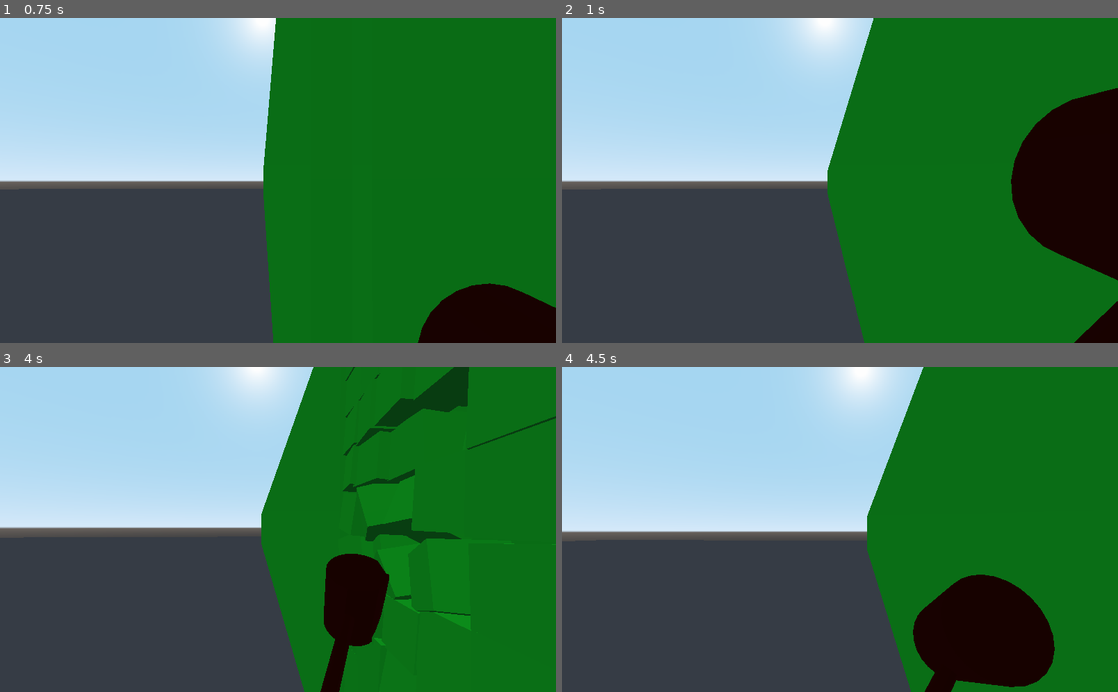
Above: before the commit, frames 1-4 (two rows, left to right).
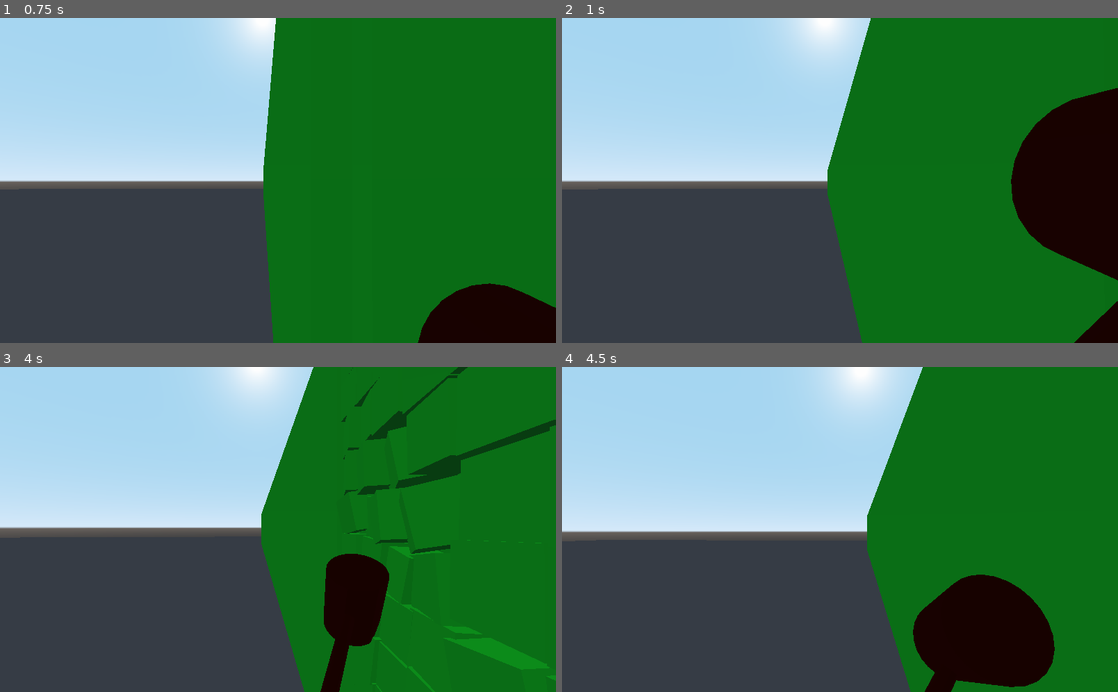
Above: after the commit, the same moments.

Repository: Gedas-S/what-minotaur
Game: Godot game, scene res://Maze.tscn
Two runs of this game, one before a commit and one after it. Both use one fixed random seed, a clock stepped at 60 frames per second and the inputs below.
Inputs (mouse positions are in pixels of both pictures, inside the frame that each line leads up to):
- Up to frame 1 (0.75 s): tap Enter at 0.5 s; move the mouse to (305, 180) at 0.52 s; hold W from 0.53 s (still down); tap Shift at 0.6 s; click (305, 180) at 0.67 s
- Up to frame 2 (1 s): keep holding W; tap Space at 0.77 s
- Up to frame 3 (4 s): keep holding W; move the mouse to (250, 529) at 1.27 s; tap Shift every 0.75 s from 1.35 to 3.6 s; tap Space at 1.52, 3.02, 3.77 s; move the mouse to (289, 523) at 2.02 s; move the mouse to (272, 536) at 2.77 s; click (272, 536) at 2.92 s; move the mouse to (316, 532) at 3.52 s
- Up to frame 4 (4.5 s): keep holding W; move the mouse to (795, 526) at 4.27 s; tap Shift at 4.35 s

Frame 1 is identical in both runs. In frame 2, 0.2% of the frame differs, in the area x 6-56%, y 0-100%; in frame 3, 4.7%, in the area x 47-100%, y 0-100%; in frame 4, less than 0.1%.

Commit message:
dirty hax for jump

Diff:
--- a/Player.gd
+++ b/Player.gd
@@ -2,7 +2,7 @@
 
 export var speed : float = 150
 export var sensitivity : float = 1
-export var gravity : float = -30
+export var gravity : float = -150
 var velocity : Vector3 = Vector3(0,0,0)
 var esc_capture : bool = false
 var rotating : bool = true
@@ -32,8 +32,8 @@
 		multiplier *= 2
 	vel.x *= multiplier
 	vel.z *= multiplier
-	if vel.y == 1:
-		vel.y = speed / 10
+	if vel.y > 0.5 && vel.y <= 1:
+		vel.y = speed / 20
 	vel.y += gravity * delta
 
 	self.move_and_slide(vel, Vector3(0,1,0))
